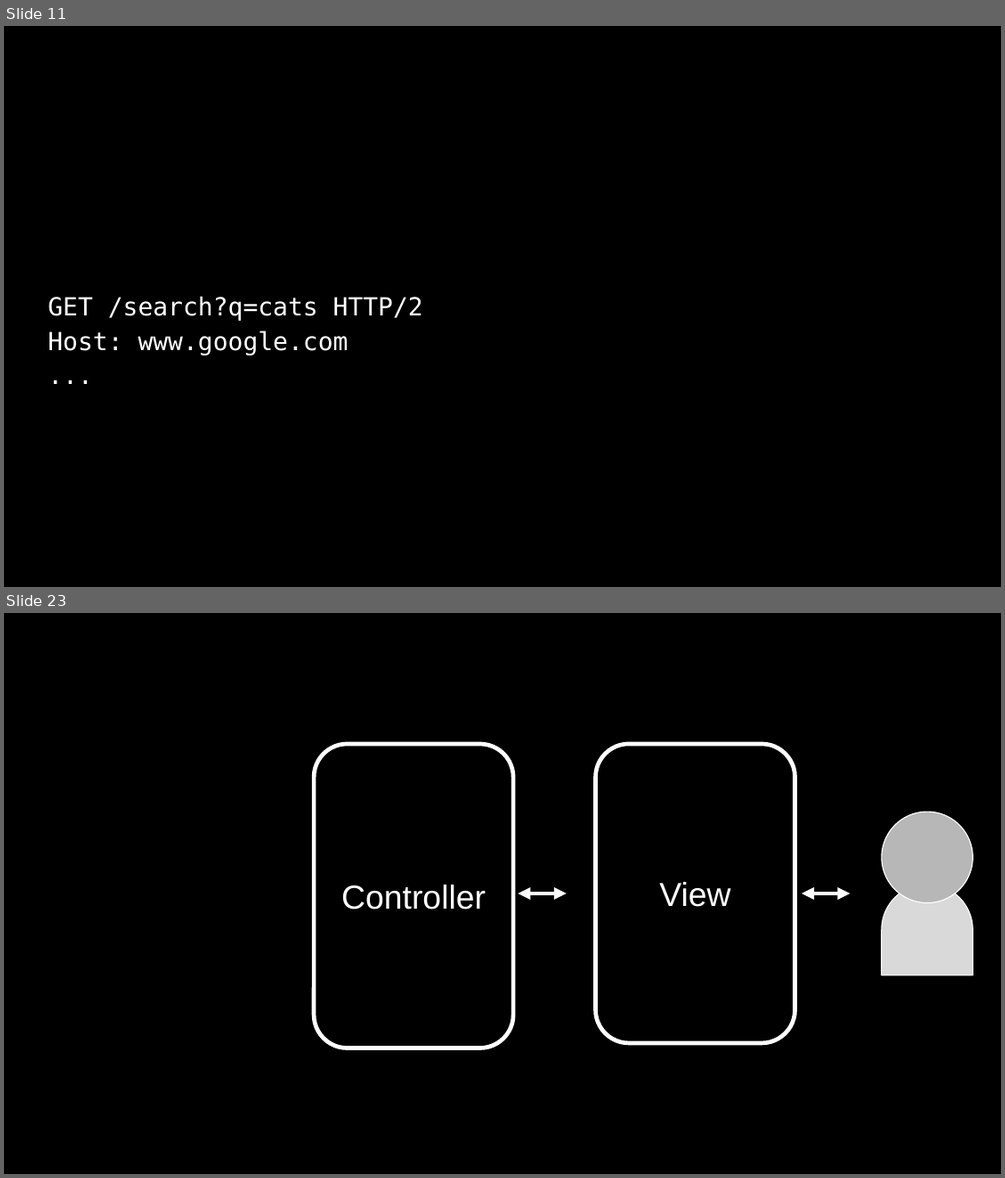
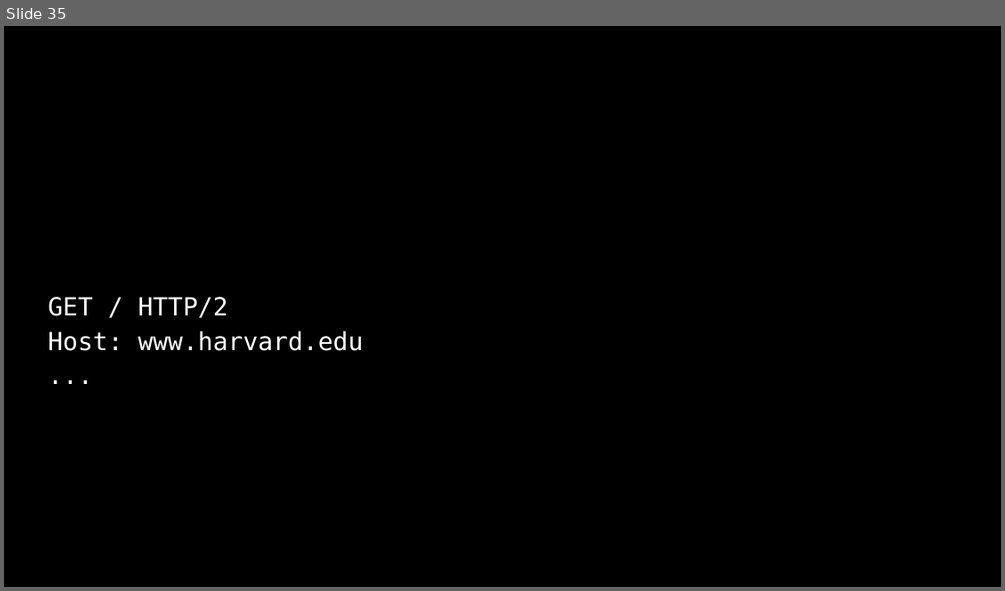
Before and after one commit to SQ4007-2025/website, a slide deck: lectures/slides_9.pptx. Shown one above the other, each under a label of ours: slides 11 and 23 before the commit, slide 35 after it; the slides between them are not shown. The pictures are 1005x1178 and 1005x591 pixels, drawn with LibreOffice and Linux fonts; fonts in the diff are those of the drawing. Boxes give left, top, right and bottom in pixels: in the first picture for what was removed or moved away, otherwise in the second. Text is boxed around its words. In the diff, an @@ line names an element or a change of style, - is before the commit and + after.

```diff
--- a/lectures/slides_9.pptx
+++ b/lectures/slides_9.pptx
@@ slide 23 removed at [4,613,1001,1174], background #000000 @@
@@ rounded rectangle removed at [314,744,513,1047] @@
-Controller
@@ rounded rectangle removed at [595,744,794,1043] @@
-View
@@ ellipse removed at [882,811,972,902] @@
@@ double arrow removed from (566, 893) to (518, 893) @@
@@ double arrow removed from (850, 893) to (801, 893) @@
@@ round same rect removed at [882,884,972,975] @@
@@ what was slide 11 is now slide 35 @@
@@ slide 35 changed as well @@
@@ text at [48,297,364,351]: text changed @@
-GET /search?q=cats HTTP/2
-Host: www.google.com
+GET / HTTP/2
+Host: www.harvard.edu
```
Also in this commit, not shown: 12 other slides changed, 100 slides added, 18 other slides removed, 3 other files.
